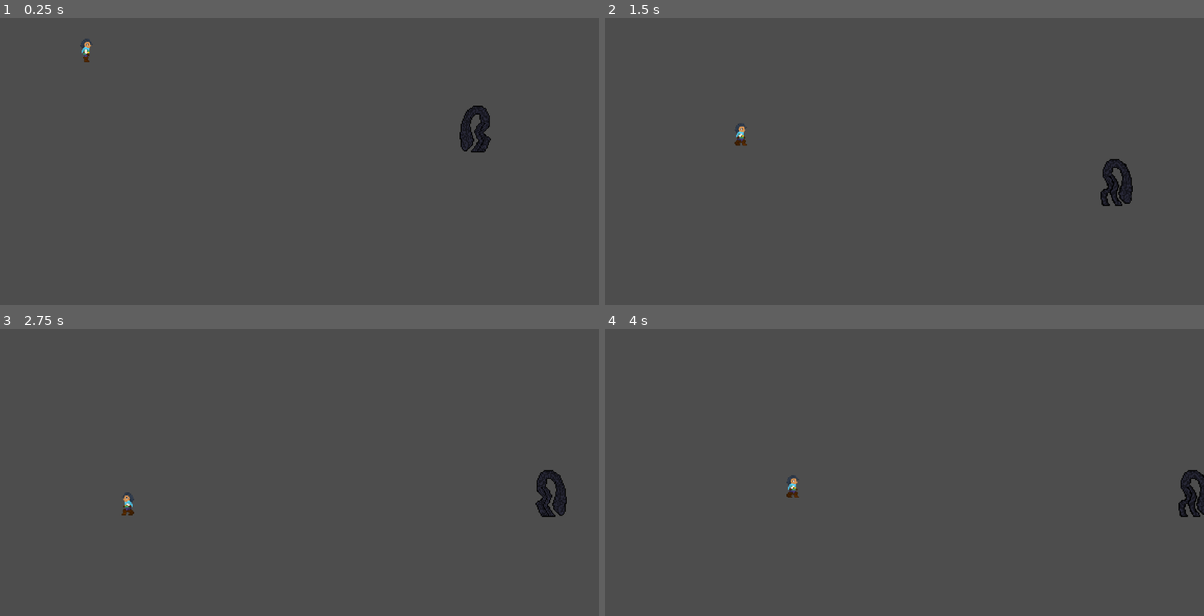
Above: before the commit, frames 1-4 (two rows, left to right).
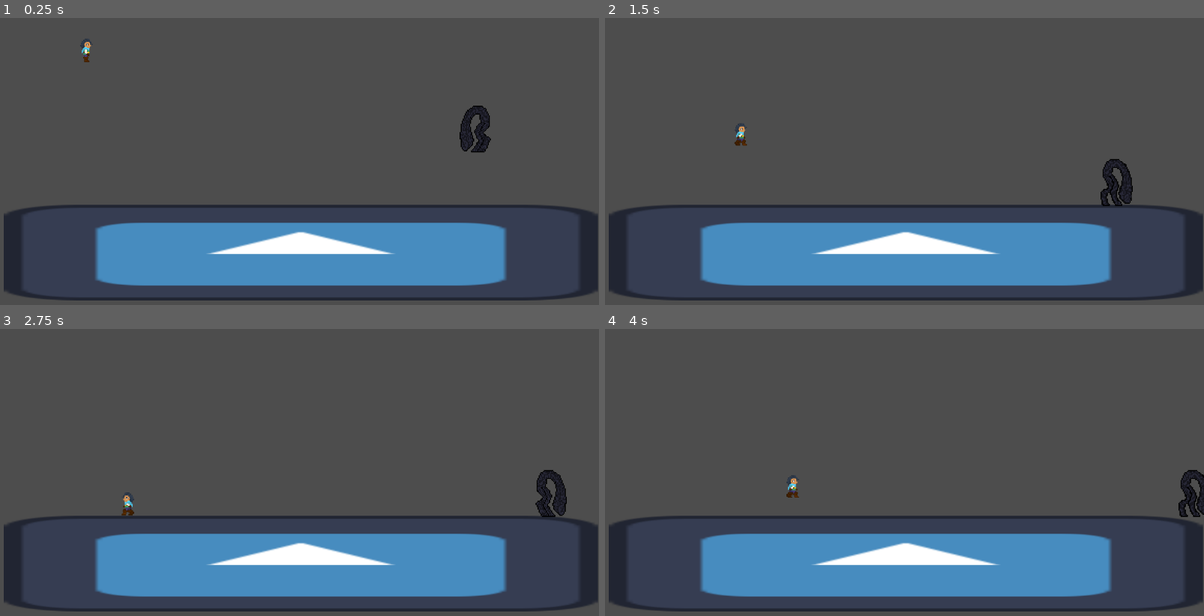
Above: after the commit, the same moments.

Repository: skullmbones/Comp-Graphics
Game: Godot game, scene res://testmain.tscn
The game is run twice, just before and just after one commit, with the same random seed, the same clock (stepped at 60 frames per second) and the same inputs. The engine's default icon, where the game draws it, is replaced by a stand-in: a white triangle on a blue panel in a dark square.
Inputs:
- Up to frame 1 (0.25 s): no input
- Up to frame 2 (1.5 s): hold D (move_right) from 0.53 s (still down); tap Space (move_jump) at 0.77 s
- Up to frame 3 (2.75 s): tap Space (move_jump) at 1.52 s; release D (move_right) at 2.03 s; hold A (move_left) from 2.03 s (still down)
- Up to frame 4 (4 s): release A (move_left) at 2.78 s; hold D (move_right) from 2.78 s (still down); tap Space (move_jump) at 3.02, 3.77 s

The runs differ from the first frame. In frame 1, 19% of the frame differs, in the area x 0-100%, y 65-99%; in frame 2, 19%; in frame 3, 19%; in frame 4, 19%.

Commit message:
Update testmain.tscn

Diff:
--- a/testmain.tscn
+++ b/testmain.tscn
@@ -3,6 +3,7 @@
 [ext_resource type="PackedScene" uid="uid://c88voq5qyiykq" path="res://player.tscn" id="1_lc8tu"]
 [ext_resource type="Script" uid="uid://yih7hoexa30w" path="res://enemy.gd" id="2_s57mk"]
 [ext_resource type="Texture2D" uid="uid://extiqhkws2y1" path="res://Assets/Upside Downer/UDstandright.png" id="3_54qtu"]
+[ext_resource type="Texture2D" uid="uid://duj6cri6cpv1w" path="res://icon.svg" id="3_e4sdq"]
 [ext_resource type="Texture2D" uid="uid://bk25f0pqsqpyl" path="res://Assets/Upside Downer/Kill/UDkill1.png" id="4_qs81r"]
 [ext_resource type="Texture2D" uid="uid://cy1ylif2d6mbk" path="res://Assets/Upside Downer/Walk/UDwalk1.png" id="4_yjnjh"]
 [ext_resource type="Texture2D" uid="uid://cf0a4nwkx3mso" path="res://Assets/Upside Downer/Walk/UDwalk2.png" id="5_bm5qh"]
@@ -258,7 +259,7 @@
 scale = Vector2(2.0702717, 1)
 speed = 100
 
-[node name="Area2D" type="StaticBody2D" parent="." unique_id=1547490194]
+[node name="Area2D" type="StaticBody2D" parent="." unique_id=117612440]
 
 [node name="CollisionShape2D" type="CollisionShape2D" parent="Area2D" unique_id=2001653828]
 modulate = Color(0, 0, 0, 1)
@@ -266,6 +267,11 @@
 scale = Vector2(3.0000005, 3)
 shape = SubResource("RectangleShape2D_lc8tu")
 
+[node name="Sprite2D" type="Sprite2D" parent="Area2D" unique_id=42229886]
+position = Vector2(431.10843, 175.15822)
+scale = Vector2(6.654561, 0.46888262)
+texture = ExtResource("3_e4sdq")
+
 [node name="enemy" type="CharacterBody2D" parent="." unique_id=1536292073]
 position = Vector2(680.3837, 83.17569)
 script = ExtResource("2_s57mk")
